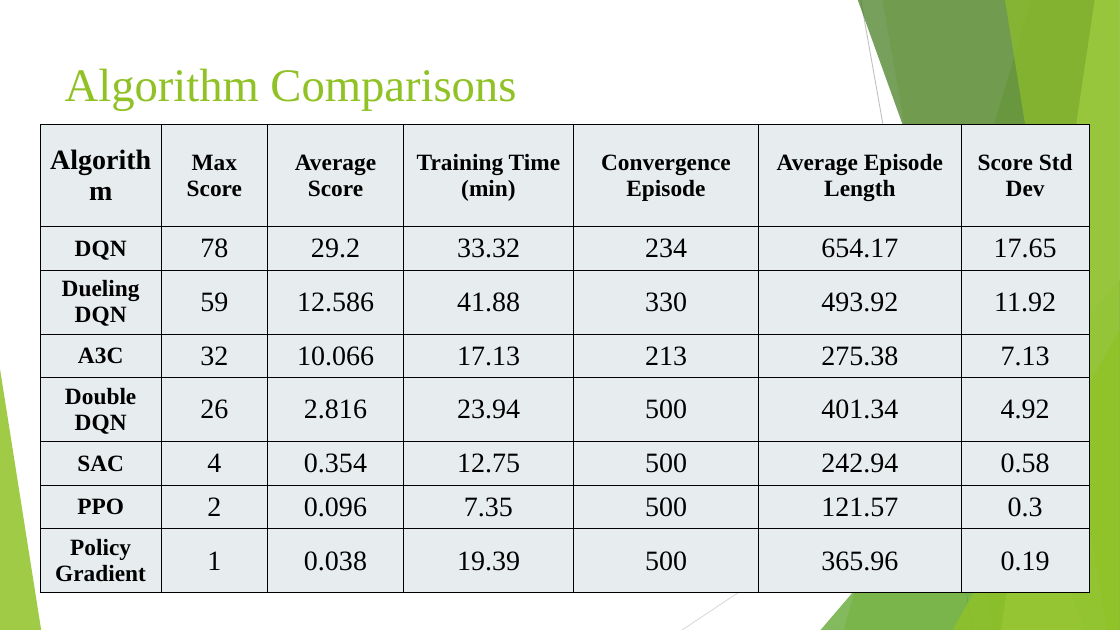
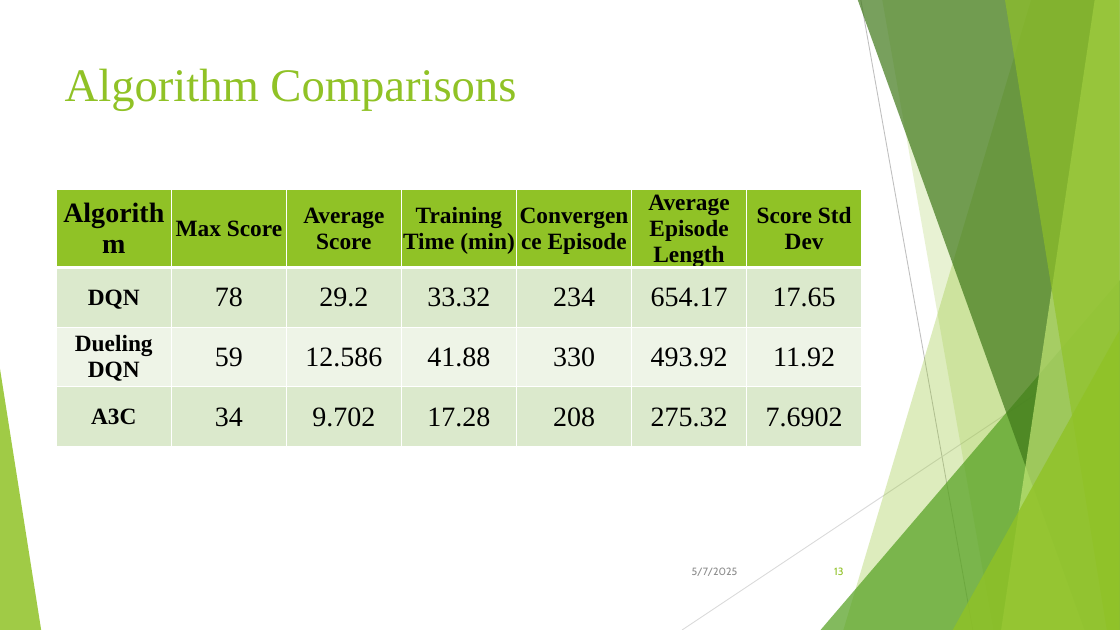
Before and after one commit to Harika2403/Intro-to-AI-Semester-Project, a slide deck: slide 13 of AI Project PPT.pptx (slide 21 before the commit). Drawn at 1120x630 pixels with LibreOffice and Linux fonts; fonts in the diff are those of the drawing. Boxes give left, top, right and bottom in pixels: in the first picture for what was removed or moved away, otherwise in the second. Text is boxed around its words. In the diff, an @@ line names an element or a change of style, - is before the commit and + after.

```diff
--- a/AI Project PPT.pptx
+++ b/AI Project PPT.pptx
@@ table at bbox=[56, 190, 862, 453] @@
-row 4: A3C | 32 | 10.066 | 17.13 | 213 | 275.38 | 7.13
-row 5: Double DQN | 26 | 2.816 | 23.94 | 500 | 401.34 | 4.92
-row 6: SAC | 4 | 0.354 | 12.75 | 500 | 242.94 | 0.58
-row 7: PPO | 2 | 0.096 | 7.35 | 500 | 121.57 | 0.3
-row 8: Policy Gradient | 1 | 0.038 | 19.39 | 500 | 365.96 | 0.19
+row 4: A3C | 34 | 9.702 | 17.28 | 208 | 275.32 | 7.6902
@@ table: place and size @@
-table at bbox=[40, 124, 1091, 592]
+table at bbox=[56, 190, 862, 453]
@@ text added at bbox=[692, 567, 738, 576], 9 pt, text #8C8C8C @@
+5/7/2025
@@ page number at bbox=[834, 567, 843, 575]: text changed @@
-21
+13
```
Also in this commit, not shown: 8 other slides changed, 1 slide added, 11 slides removed.
